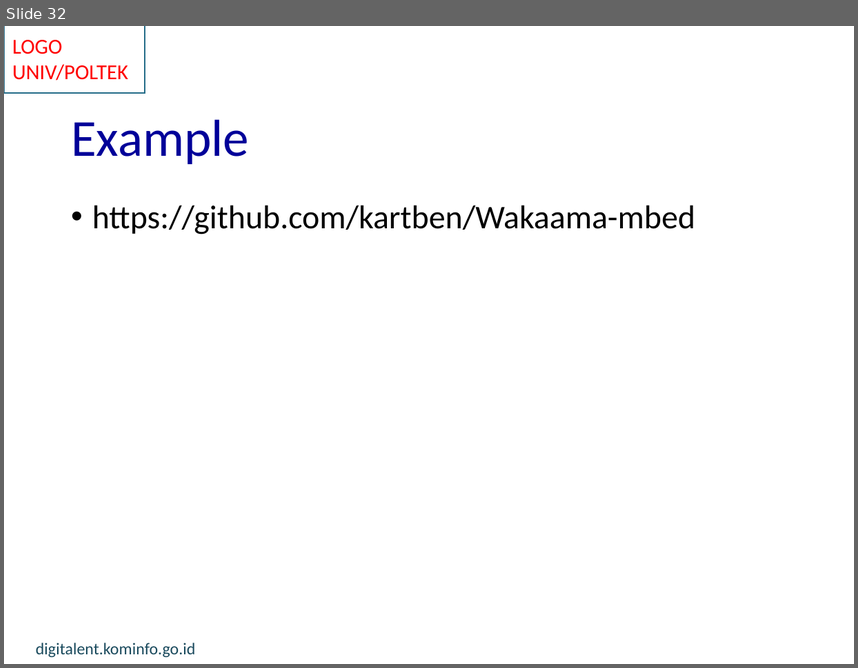
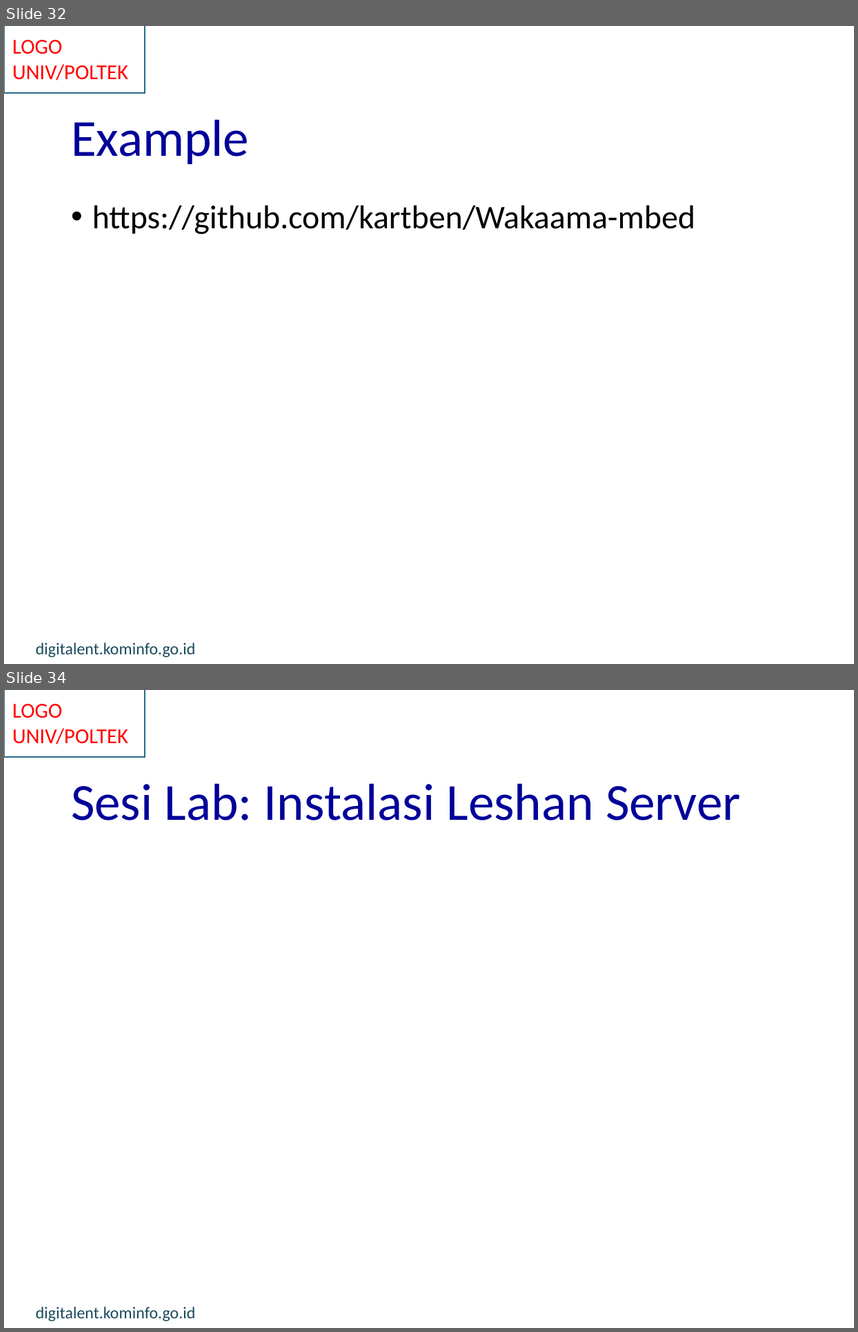
Before and after one commit to munif/materi-iot, a slide deck: IoT - 28 - Assets & Devices Management/IoT - 28 - IoT Asset and Device Management.pptx. Shown one above the other, each under a label of ours: slide 32 before the commit, slides 32 and 34 after it; the slides between them are not shown. The pictures are 858x668 and 858x1332 pixels, drawn with LibreOffice and Linux fonts; fonts in the diff are those of the drawing; background and template pictures are left out. Boxes give left, top, right and bottom in pixels: in the first picture for what was removed or moved away, otherwise in the second. Text is boxed around its words. In the diff, an @@ line names an element or a change of style, - is before the commit and + after.

```diff
--- a/IoT - 28 - Assets & Devices Management/IoT - 28 - IoT Asset and Device Management.pptx
+++ b/IoT - 28 - Assets & Devices Management/IoT - 28 - IoT Asset and Device Management.pptx
@@ slide 34 added at [4, 690, 854, 1328], background #FFFFFF; not listed: 3 template elements that a slide beside it also shows @@
@@ title added at [71, 783, 741, 820], 44 pt, text #000099 @@
+Sesi Lab: Instalasi Leshan Server
```
Also in this commit, not shown: 4 slides changed, 1 other slide added, 4 other files.
